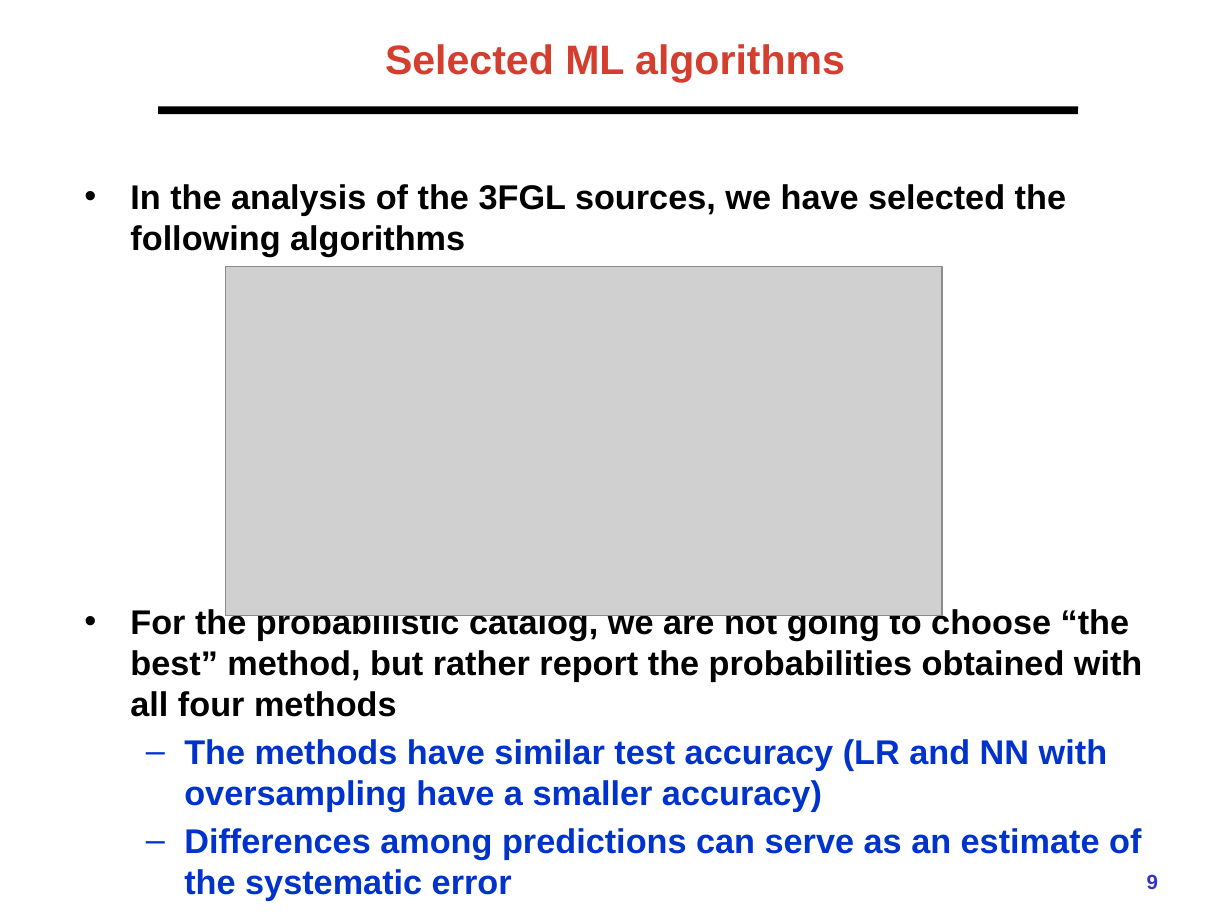
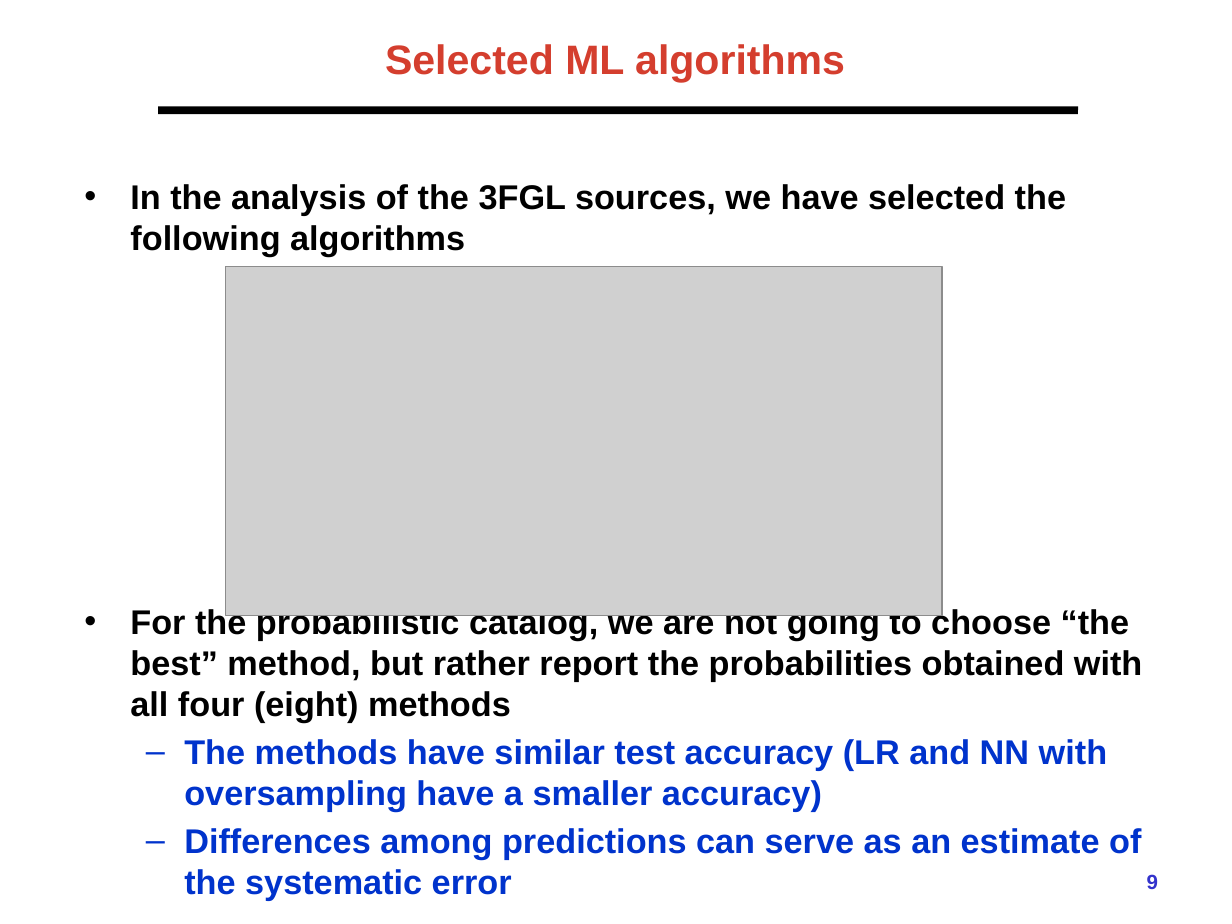
Before and after one commit to aakashbhat/Fermi-LAT, a slide deck: slide 9 of presentations/2021-02-Fermi_prob_catalog_ECAP_ML.pptx. Drawn at 1232x924 pixels with LibreOffice and Linux fonts; fonts in the diff are those of the drawing; grey boxes stand for pictures; background and template pictures are left out. Boxes give left, top, right and bottom in pixels: in the first picture for what was removed or moved away, otherwise in the second. Text is boxed around its words. In the diff, an @@ line names an element or a change of style, - is before the commit and + after.

```diff
--- a/presentations/2021-02-Fermi_prob_catalog_ECAP_ML.pptx
+++ b/presentations/2021-02-Fermi_prob_catalog_ECAP_ML.pptx
@@ text at bbox=[130, 606, 1142, 722]: text changed @@
-• For the probabilistic catalog, we are not going to choose “the best” method, but rather report the probabilities obtained with all four methods
+• For the probabilistic catalog, we are not going to choose “the best” method, but rather report the probabilities obtained with all four (eight) methods
```
Also in this commit, not shown: 13 other slides changed, 26 other files.
